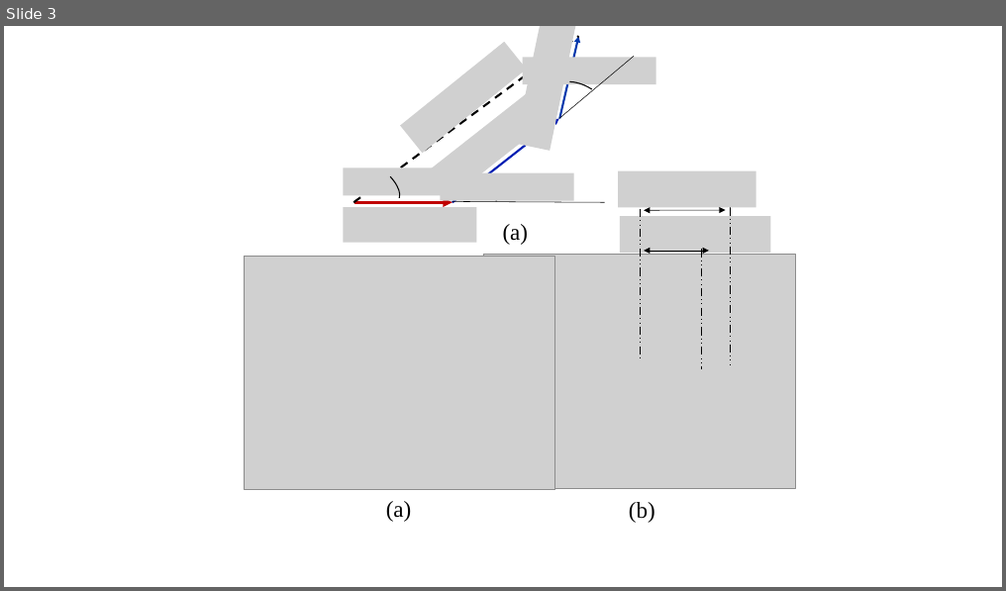
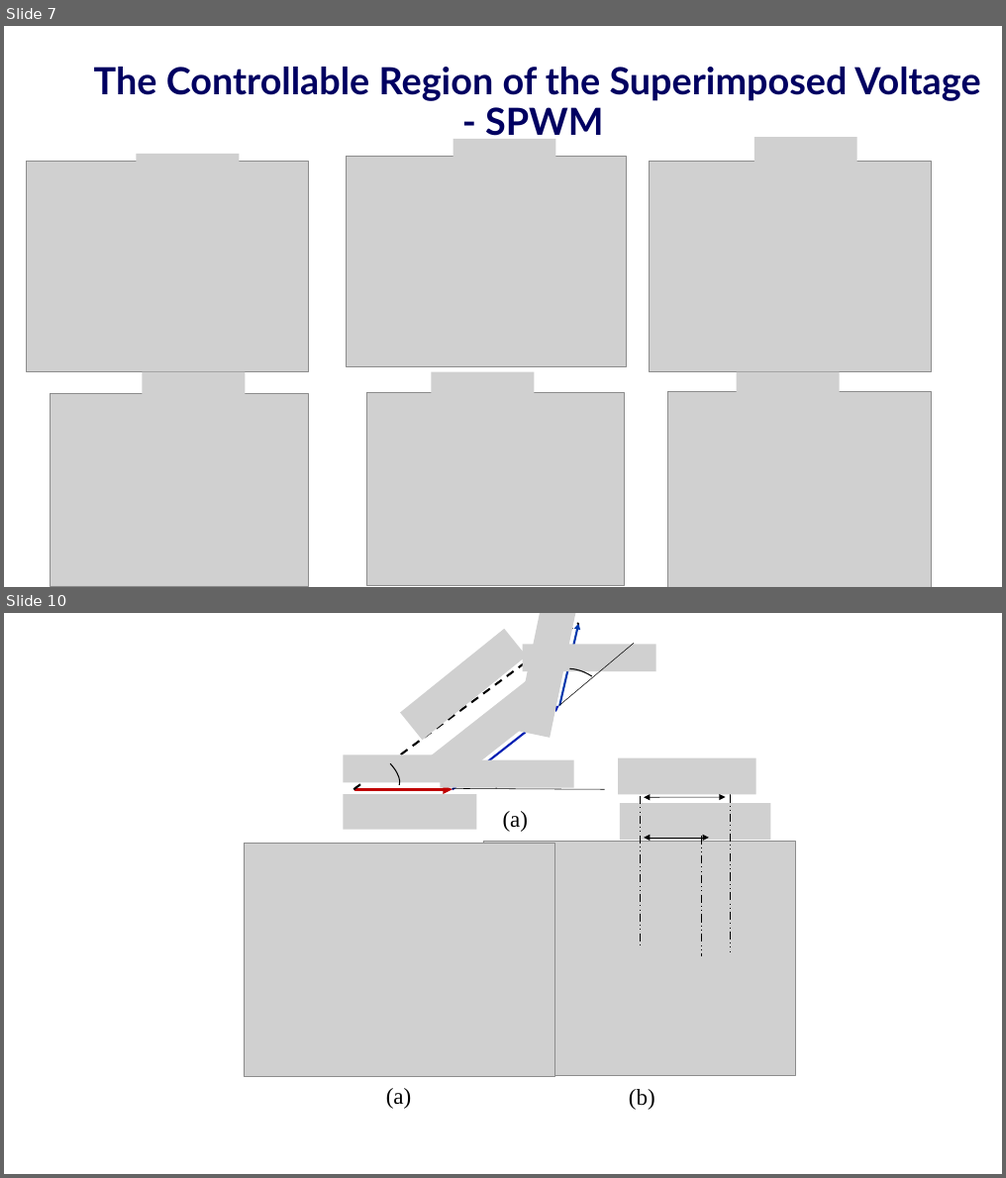
Before and after one commit to EnesAyaz/KTH, a slide deck: Airgap Harmonics/airgap harmonics.pptx. Shown one above the other, each under a label of ours: slide 3 before the commit, slides 7 and 10 after it; the slides between them are not shown. The pictures are 1006x591 and 1006x1178 pixels, drawn with LibreOffice and Linux fonts; fonts in the diff are those of the drawing; grey boxes stand for pictures; background and template pictures are left out. Boxes give left, top, right and bottom in pixels: in the first picture for what was removed or moved away, otherwise in the second. Text is boxed around its words. In the diff, an @@ line names an element or a change of style, - is before the commit and + after.

```diff
--- a/Airgap Harmonics/airgap harmonics.pptx
+++ b/Airgap Harmonics/airgap harmonics.pptx
@@ slide 7 added at (x1=4, y1=26, x2=1002, y2=587), background #FFFFFF @@
@@ title added at (x1=94, y1=67, x2=980, y2=142), 36 pt, text #000061, bold @@
+The Controllable Region of the Superimposed Voltage - SPWM
@@ picture added at (x1=453, y1=138, x2=556, y2=169) @@
@@ picture added at (x1=754, y1=137, x2=857, y2=167) @@
@@ picture added at (x1=27, y1=161, x2=308, y2=372) @@
@@ picture added at (x1=137, y1=154, x2=240, y2=184) @@
@@ picture added at (x1=347, y1=157, x2=627, y2=367) @@
@@ picture added at (x1=649, y1=161, x2=931, y2=372) @@
@@ picture added at (x1=142, y1=372, x2=245, y2=402) @@
@@ picture added at (x1=432, y1=372, x2=535, y2=402) @@
@@ picture added at (x1=737, y1=372, x2=840, y2=402) @@
@@ picture added at (x1=51, y1=394, x2=308, y2=587) @@
@@ picture added at (x1=367, y1=393, x2=625, y2=586) @@
@@ picture added at (x1=668, y1=392, x2=932, y2=587) @@
@@ what was slide 3 is now slide 10 @@
```
Also in this commit, not shown: 1 slide changed, 8 other slides added, 1 slide removed, 8 other files.
